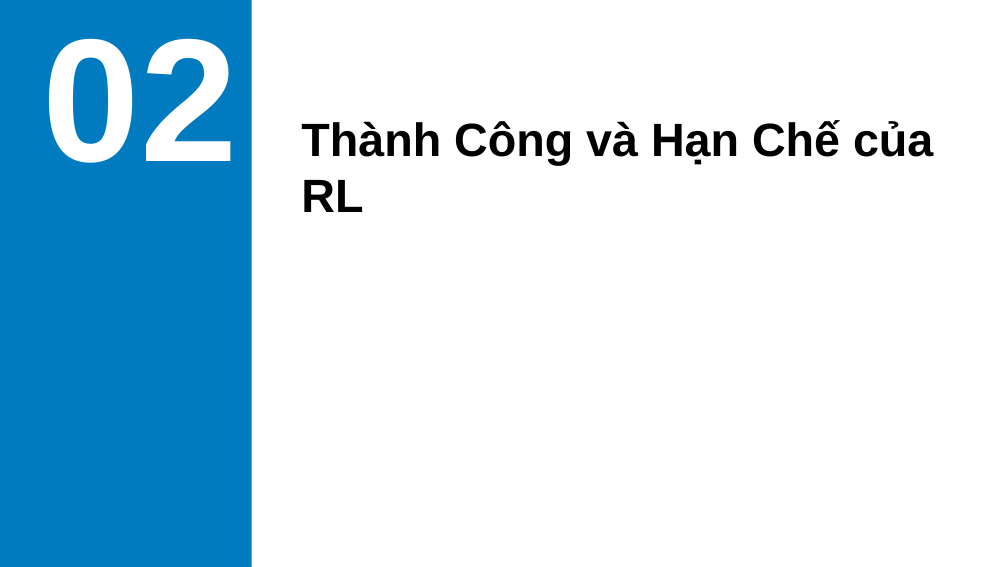
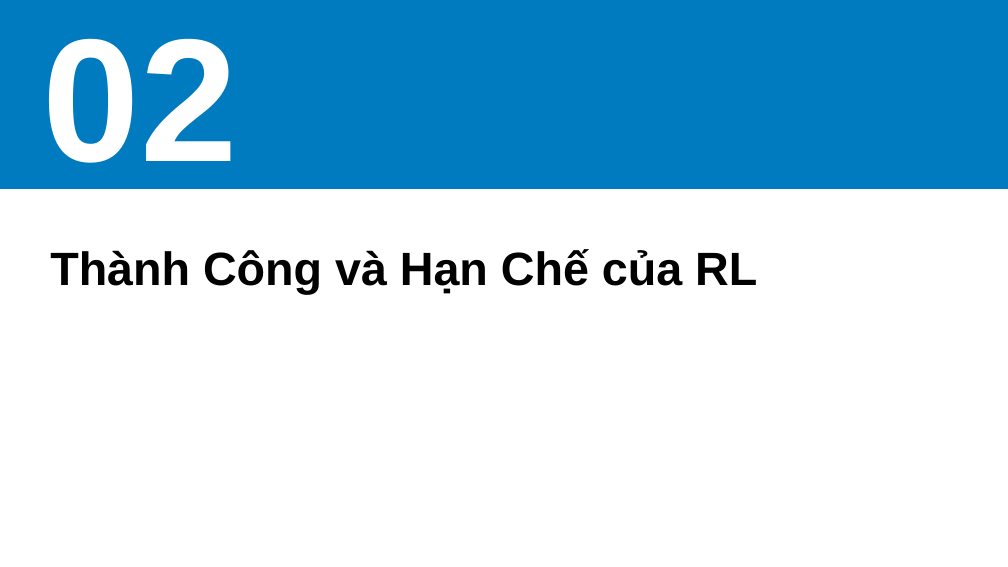
Before and after one commit to vantu-fit/SlideGenX, a slide deck: slide 6 of backend/src/final_slide.pptx. Drawn at 1008x567 pixels with LibreOffice and Linux fonts; fonts in the diff are those of the drawing; background and template pictures are left out. Boxes give left, top, right and bottom in pixels: in the first picture for what was removed or moved away, otherwise in the second. Text is boxed around its words. In the diff, an @@ line names an element or a change of style, - is before the commit and + after.

```diff
--- a/backend/src/final_slide.pptx
+++ b/backend/src/final_slide.pptx
@@ rectangle removed at (0, 0, 252, 567) @@
@@ rectangle added at (0, 0, 1008, 189), fill #007BC0 @@
@@ text "Thành Công và Hạn Chế ..." rewrapped from (301, 120, 933, 212) to (50, 249, 757, 295) @@
```
Also in this commit, not shown: 8 other slides changed, 13 slides added, 12 slides removed, 17 other files.
